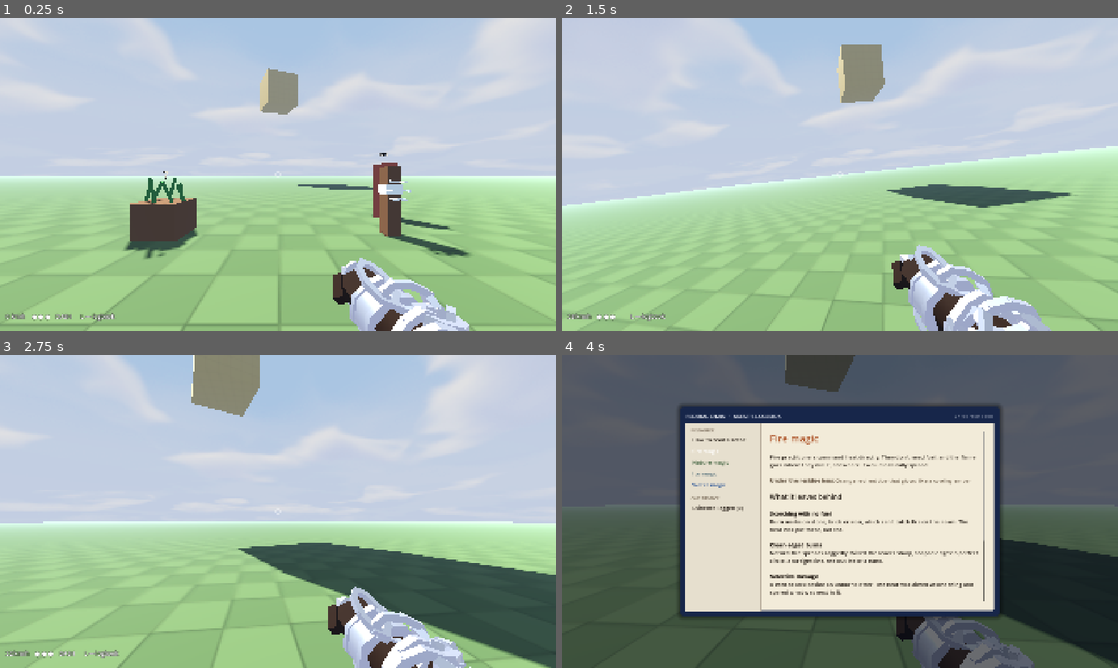
Above: before the commit, frames 1-4 (two rows, left to right).
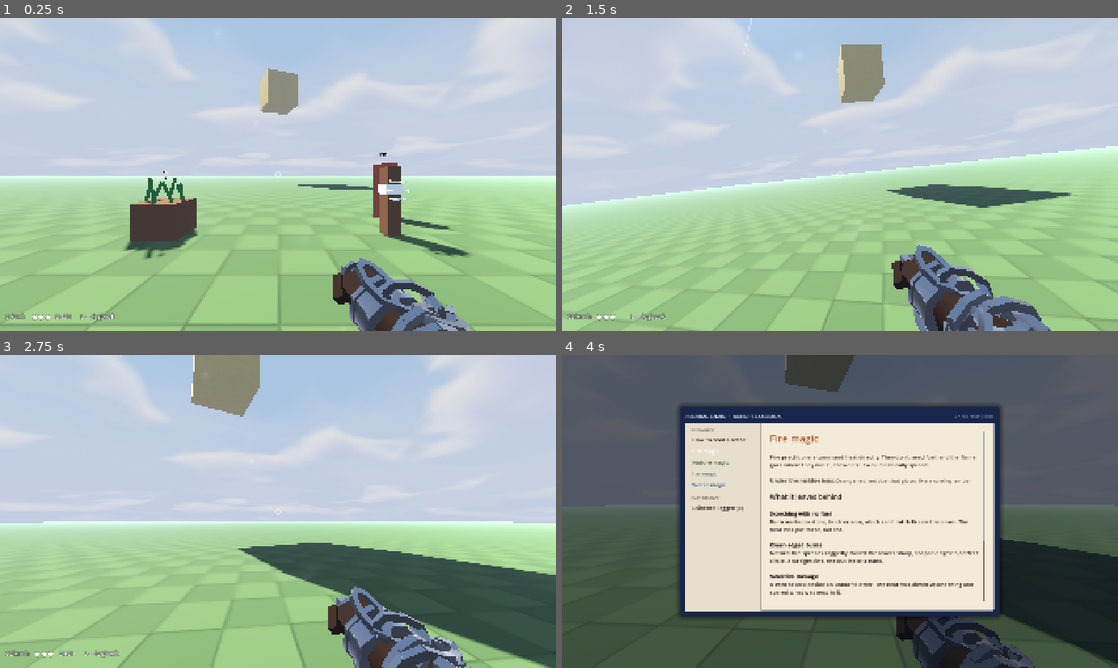
Above: after the commit, the same moments.

Repository: Kmad666/Chain-State
Game: Godot game, scene res://scenes/test_range.tscn
Two runs of this game, one before a commit and one after it. Both use one fixed random seed, a clock stepped at 60 frames per second and the inputs below.
Inputs (mouse positions are in pixels of both pictures, inside the frame that each line leads up to):
- Up to frame 1 (0.25 s): no input
- Up to frame 2 (1.5 s): tap Enter at 0.5 s; move the mouse to (867, 174) at 0.52 s; hold W (move_forward) from 0.53 s (still down); tap Shift (dash) at 0.6 s; click (867, 174) at 0.67 s; tap Space (jump) at 0.77 s; move the mouse to (812, 174) at 1.27 s; click (812, 174) at 1.35 s
- Up to frame 3 (2.75 s): keep holding W (move_forward); tap Space (jump) at 1.52 s; move the mouse to (289, 505) at 2.02 s; hold E (interact) from 2.03 s (still down); click (289, 505) at 2.17 s
- Up to frame 4 (4 s): move the mouse to (834, 517) at 2.77 s; release E (interact) at 2.78 s; tap L (logbook) at 2.85 s; click (834, 517) at 2.92 s; tap Space (jump) at 3.02 s; release W (move_forward) at 3.5 s; click "Fire magic" at 3.5 s

The runs differ from the first frame. In frame 1, 2.7% of the frame differs, in the area x 61-85%, y 76-100%; in frame 2, 3.5%, in the area x 33-88%, y 0-100%; in frame 3, 3.0%; in frame 4, 2.2%.

Commit message:
Sun glare overlay and mirror-polished chain
- Lens glare tracks the sun: core, turning rays, ghosts; fades when
  looking away or when the sun is blocked; per-sky strength
- Chrome shader for chain, arrowhead and cuff with a sky-matched fake
  environment so facets flash light and dark like polished silver
- Tests check the glare shows and fades

Co-Authored-By: Claude Opus 5.5 <noreply@anthropic.com>
Claude-Session: https://claude.ai/code/session_01FzyxQjpmWa5uhDiE9EGj9k

Diff:
--- a/scripts/core/mats.gd
+++ b/scripts/core/mats.gd
@@ -26,6 +26,28 @@
 		m.metallic_specular = 0.8
 		_cache[key] = m
 	return _cache[key]
+
+
+## Mirror-polished metal (shaders/chrome.gdshader): the chain, arrowhead and cuff.
+static func polished(color: Color) -> ShaderMaterial:
+	var key := "P%s" % color
+	if not _cache.has(key):
+		var m := ShaderMaterial.new()
+		m.shader = preload("res://shaders/chrome.gdshader")
+		m.set_shader_parameter("tint", color)
+		_cache[key] = m
+	return _cache[key]
+
+
+## Point every polished material's fake reflections at the current sky.
+static func set_chrome_env(top: Color, horizon: Color, ground: Color, strength := 1.0) -> void:
+	for k in _cache:
+		var m = _cache[k]
+		if m is ShaderMaterial and str(k).begins_with("P"):
+			m.set_shader_parameter("env_top", top)
+			m.set_shader_parameter("env_horizon", horizon)
+			m.set_shader_parameter("env_ground", ground)
+			m.set_shader_parameter("strength", strength)
 
 
 ## Unshaded colour (UI-ish world markers).
--- a/scripts/player/chain.gd
+++ b/scripts/player/chain.gd
@@ -38,7 +38,7 @@
 	_mm.visible_instance_count = 0
 	_links = MultiMeshInstance3D.new()
 	_links.multimesh = _mm
-	_links.material_override = Mats.metal(SILVER)
+	_links.material_override = Mats.polished(SILVER)
 	_links.cast_shadow = GeometryInstance3D.SHADOW_CASTING_SETTING_OFF
 	_links.custom_aabb = AABB(Vector3(-5000, -5000, -5000), Vector3(10000, 10000, 10000))
 	add_child(_links)
@@ -47,7 +47,7 @@
 	add_child(arrow)
 	var am := MeshInstance3D.new()
 	am.mesh = _arrow_mesh()
-	am.material_override = Mats.metal(SILVER_BRIGHT, 0.25)
+	am.material_override = Mats.polished(SILVER_BRIGHT)
 	am.cast_shadow = GeometryInstance3D.SHADOW_CASTING_SETTING_OFF
 	arrow.add_child(am)
 
--- a/scripts/player/viewmodel.gd
+++ b/scripts/player/viewmodel.gd
@@ -32,7 +32,7 @@
 	add_child(pivot)
 	var sleeve := Mats.lit(CLOAK)
 	var glove := Mats.lit(GLOVE)
-	var silver := Mats.metal(SILVER)
+	var silver := Mats.polished(SILVER)
 
 	# sleeve: wide cloak cuff that tapers toward the wrist
 	_zcyl(0.075, 0.062, 0.18, -0.04, sleeve, 7)
--- /dev/null
+++ b/scripts/ui/sun_glare.gd
@@ -0,0 +1,105 @@
+extends Control
+## Sun glare: a lens-glare overlay drawn additively over the 3D view.
+## A soft core and slowly turning rays sit on the sun; faint coloured ghosts
+## run along the line from the sun through the screen centre. It brightens as
+## you look toward the sun and fades out when anything solid blocks it.
+
+var camera: Camera3D
+var sun_dir := Vector3.UP        # world direction TOWARD the sun
+var tint := Color(1.0, 0.95, 0.85)
+var strength := 1.0              # per sky: bright day sun 1.0, moon ~0.35
+
+var _vis := 0.0                  # smoothed 0..1 visibility
+var _t := 0.0
+var _soft: Texture2D
+
+const OCCLUDE_MASK := 1 | 2      # world and NPCs/props block the sun
+
+
+func _ready() -> void:
+	set_anchors_and_offsets_preset(Control.PRESET_FULL_RECT)
+	mouse_filter = Control.MOUSE_FILTER_IGNORE
+	var mat := CanvasItemMaterial.new()
+	mat.blend_mode = CanvasItemMaterial.BLEND_MODE_ADD
+	material = mat
+	# soft round falloff used for the core, halo and ghosts
+	var g := Gradient.new()
+	g.set_color(0, Color(1, 1, 1, 1))
+	g.set_color(1, Color(1, 1, 1, 0))
+	g.add_point(0.25, Color(1, 1, 1, 0.55))
+	g.add_point(0.6, Color(1, 1, 1, 0.12))
+	var gt := GradientTexture2D.new()
+	gt.gradient = g
+	gt.fill = GradientTexture2D.FILL_RADIAL
+	gt.fill_from = Vector2(0.5, 0.5)
+	gt.fill_to = Vector2(1.0, 0.5)
+	gt.width = 256
+	gt.height = 256
+	_soft = gt
+
+
+func _process(dt: float) -> void:
+	_t += dt
+	var target := 0.0
+	if camera and is_instance_valid(camera) and strength > 0.0:
+		var fwd := -camera.global_basis.z
+		var facing := fwd.dot(sun_dir)                       # 1 = looking straight at it
+		if facing > 0.2 and not camera.is_position_behind(camera.global_position + sun_dir * 100.0):
+			target = smoothstep(0.2, 0.97, facing)
+			if target > 0.0 and _occluded():
+				target = 0.0
+	_vis = lerpf(_vis, target, 1.0 - exp(-(10.0 if target < _vis else 6.0) * dt))
+	queue_redraw()
+
+
+func _occluded() -> bool:
+	var from := camera.global_position
+	var q := PhysicsRayQueryParameters3D.create(from, from + sun_dir * 800.0, OCCLUDE_MASK)
+	var p := camera.get_parent()
+	while p and not (p is CollisionObject3D):
+		p = p.get_parent()
+	if p:
+		q.exclude = [p.get_rid()]
+	return not camera.get_world_3d().direct_space_state.intersect_ray(q).is_empty()
+
+
+func _draw() -> void:
+	if _vis < 0.01 or camera == null:
+		return
+	var pos := camera.unproject_position(camera.global_position + sun_dir * 100.0)
+	var vs := get_viewport_rect().size
+	# the viewport the camera renders into may differ from this canvas
+	var cam_vs := camera.get_viewport().get_visible_rect().size
+	if cam_vs.x > 0:
+		pos *= vs / cam_vs
+	var a := _vis * strength
+	var unit := vs.y / 1080.0
+
+	# wide halo, then a hot core
+	_disc(pos, 520.0 * unit, Color(tint, 0.22 * a))
+	_disc(pos, 190.0 * unit, Color(tint, 0.55 * a))
+	_disc(pos, 70.0 * unit, Color(1, 1, 1, 0.9 * a))
+
+	# starburst rays, turning slowly
+	var rays := 12
+	for i in rays:
+		var ang := _t * 0.05 + TAU * i / rays + (0.13 if i % 2 else 0.0)
+		var length := (420.0 if i % 3 == 0 else 260.0) * unit
+		var width := (5.0 if i % 3 == 0 else 3.0) * unit
+		var d := Vector2(cos(ang), sin(ang))
+		var n := Vector2(-d.y, d.x) * width
+		var tip := pos + d * length
+		draw_polygon(PackedVector2Array([pos + n, tip, pos - n]),
+			PackedColorArray([Color(tint, 0.5 * a), Color(tint, 0.0), Color(tint, 0.5 * a)]))
+
+	# ghosts along the line through the screen centre
+	var c := vs * 0.5
+	var axis := c - pos
+	var ghosts := [[0.45, 34.0, Color(0.6, 0.85, 1.0)], [0.8, 18.0, Color(1.0, 0.75, 0.5)],
+		[1.25, 60.0, Color(0.75, 0.6, 1.0)], [1.6, 26.0, Color(0.6, 1.0, 0.8)]]
+	for gh in ghosts:
+		_disc(pos + axis * gh[0], gh[1] * unit, Color(gh[2], 0.16 * a))
+
+
+func _disc(at: Vector2, r: float, col: Color) -> void:
+	draw_texture_rect(_soft, Rect2(at - Vector2(r, r), Vector2(r, r) * 2.0), false, col)
--- a/scripts/world/test_range.gd
+++ b/scripts/world/test_range.gd
@@ -9,6 +9,7 @@
 const DialogueEditor := preload("res://scripts/ui/dialogue_editor.gd")
 const PauseMenu := preload("res://scripts/ui/pause_menu.gd")
 const LogbookPanel := preload("res://scripts/ui/logbook_panel.gd")
+const SunGlare := preload("res://scripts/ui/sun_glare.gd")
 const Evidence := preload("res://scripts/world/evidence.gd")
 
 const START_POS := Vector3(0, 1.0, 14)
@@ -17,15 +18,15 @@
 ## Kenney "Skyboxes" (CC0): 360-degree panoramas. `u` and `elev` locate the painted
 ## sun in the image so the real light comes from the same place.
 const SKIES := {
-	"day": {"name": "Day", "u": 0.916, "elev": 49.9, "light": Color(1.0, 0.97, 0.90), "energy": 0.8,
+	"day": {"name": "Day", "top": Color(0.548, 0.718, 0.942), "glare": 1.0, "u": 0.916, "elev": 49.9, "light": Color(1.0, 0.97, 0.90), "energy": 0.8,
 		"ambient": 0.45, "fog": Color(0.685, 0.766, 0.949)},
-	"morning": {"name": "Morning", "u": 0.912, "elev": 51.3, "light": Color(1.0, 0.84, 0.66), "energy": 0.75,
+	"morning": {"name": "Morning", "top": Color(0.992, 0.929, 0.84), "glare": 1.0, "u": 0.912, "elev": 51.3, "light": Color(1.0, 0.84, 0.66), "energy": 0.75,
 		"ambient": 0.45, "fog": Color(0.977, 0.874, 0.765)},
-	"night": {"name": "Night", "u": 0.916, "elev": 51.3, "light": Color(0.62, 0.72, 1.0), "energy": 0.35,
+	"night": {"name": "Night", "top": Color(0.194, 0.248, 0.451), "glare": 0.35, "u": 0.916, "elev": 51.3, "light": Color(0.62, 0.72, 1.0), "energy": 0.35,
 		"ambient": 1.7, "fog": Color(0.179, 0.229, 0.407)},
-	"space": {"name": "Space", "u": 0.623, "elev": 9.1, "light": Color(0.72, 0.76, 1.0), "energy": 0.35,
+	"space": {"name": "Space", "top": Color(0.099, 0.157, 0.322), "glare": 0.15, "u": 0.623, "elev": 9.1, "light": Color(0.72, 0.76, 1.0), "energy": 0.35,
 		"ambient": 1.9, "fog": Color(0.143, 0.181, 0.381)},
-	"alien": {"name": "Alien", "u": 0.889, "elev": 62.6, "light": Color(1.0, 0.86, 1.0), "energy": 0.8,
+	"alien": {"name": "Alien", "top": Color(0.853, 0.714, 0.951), "glare": 1.0, "u": 0.889, "elev": 62.6, "light": Color(1.0, 0.86, 1.0), "energy": 0.8,
 		"ambient": 0.45, "fog": Color(0.843, 0.777, 0.914)},
 }
 
@@ -37,6 +38,7 @@
 var logbook: Control
 var env: Environment
 var sun: DirectionalLight3D
+var glare: Control
 var sky_id := "day"
 var _talking_to: Node = null
 var _had_capture := false
@@ -53,6 +55,15 @@
 	player.global_position = START_POS
 	player.spawn = player.global_transform
 	player.talk_requested.connect(_talk)
+
+	# sun glare sits between the 3D view and the HUD
+	var glare_layer := CanvasLayer.new()
+	glare_layer.layer = 5
+	add_child(glare_layer)
+	glare = SunGlare.new()
+	glare.camera = player.cam
+	glare_layer.add_child(glare)
+	set_sky(sky_id)
 
 	var ui := CanvasLayer.new()
 	ui.layer = 10
@@ -123,6 +134,12 @@
 	# Godot's panorama yaw is the negative of the image's horizontal position
 	var sun_dir := Basis.from_euler(Vector3(deg_to_rad(s.elev), -s.u * TAU, 0)) * Vector3.FORWARD
 	sun.basis = Basis.looking_at(-sun_dir, Vector3.UP if absf(sun_dir.y) < 0.99 else Vector3.BACK)
+	Mats.set_chrome_env(s.top, s.fog, Color(0.26, 0.29, 0.24) * (1.0 if s.energy > 0.5 else 0.6),
+		1.0 if s.energy > 0.5 else 1.2)
+	if glare:
+		glare.sun_dir = sun_dir
+		glare.tint = s.light
+		glare.strength = s.glare
 	sun.light_color = s.light
 	sun.light_energy = s.energy
 	var f := FileAccess.open(SKY_SAVE, FileAccess.WRITE)
--- /dev/null
+++ b/shaders/chrome.gdshader
@@ -0,0 +1,33 @@
+// Mirror-polished metal (the silver chain, arrowhead and cuff).
+// The Compatibility renderer only reflects the sky, which is bright in every
+// direction, so plain metal looks milky. This fakes a full environment instead:
+// bright sky above, a sharp horizon line, darker ground below, so the facets of
+// each link flash between light and dark the way polished silver does.
+// test_range.gd sets the env colours to match the current sky.
+shader_type spatial;
+render_mode specular_schlick_ggx;
+
+uniform vec3 tint : source_color = vec3(0.93, 0.95, 0.99);
+uniform vec3 env_top : source_color = vec3(0.55, 0.72, 0.94);
+uniform vec3 env_horizon : source_color = vec3(0.69, 0.77, 0.95);
+uniform vec3 env_ground : source_color = vec3(0.10, 0.11, 0.09);
+uniform float strength = 1.0;
+
+void fragment() {
+	vec3 n = normalize((INV_VIEW_MATRIX * vec4(NORMAL, 0.0)).xyz);
+	vec3 v = normalize((INV_VIEW_MATRIX * vec4(VIEW, 0.0)).xyz);
+	vec3 r = reflect(-v, n);
+	float y = r.y;
+	vec3 sky = mix(env_horizon, env_top, pow(clamp(y, 0.0, 1.0), 0.6));
+	vec3 ground = mix(env_horizon * 0.6, env_ground, smoothstep(0.0, 0.2, -y));
+	vec3 env = y > 0.0 ? sky : ground;
+	env += env_horizon * 0.6 * exp(-abs(y) * 60.0);           // bright horizon line
+	float lum = dot(env, vec3(0.299, 0.587, 0.114));
+	env = mix(env, vec3(lum), 0.35);                          // silver, not tinted glass
+	float fres = 0.65 + 0.35 * pow(1.0 - clamp(dot(n, v), 0.0, 1.0), 3.0);
+	ALBEDO = tint * 0.3;   // keep the renderer's own sky reflection low so it doesn't wash out
+	METALLIC = 1.0;
+	ROUGHNESS = 0.06;
+	SPECULAR = 1.0;
+	EMISSION = env * tint * fres * strength;
+}
--- a/tests/test_runner.gd
+++ b/tests/test_runner.gd
@@ -37,6 +37,21 @@
 		check(range_scene.env.sky.sky_material is PanoramaSkyMaterial and range_scene.env.sky.sky_material.panorama != null, "%s sky loads" % id)
 		await shot("sky_" + id)
 	range_scene.set_sky("day")
+	print("== Sun glare")
+	var g = range_scene.glare
+	p.global_position = Vector3(0, 1, 30)
+	p.look_at(p.global_position + Vector3(g.sun_dir.x, 0, g.sun_dir.z), Vector3.UP)
+	p.rotation = Vector3(0, p.rotation.y, 0)
+	p.head.rotation.x = asin(clampf(g.sun_dir.y, -1, 1))
+	for i in 40:
+		await get_tree().process_frame
+	check(g._vis > 0.6, "glare shows when looking at the sun (%.2f)" % g._vis)
+	await shot("09_sun_glare")
+	p.head.rotation.x = -0.6
+	for i in 40:
+		await get_tree().process_frame
+	check(g._vis < 0.1, "glare fades when looking away (%.2f)" % g._vis)
+	p.head.rotation.x = 0.0
 
 	print("== Grapple")
 	p.global_position = Vector3(0, 1, -10)
Not shown, added: scripts/ui/sun_glare.gd.uid
Not shown, added: shaders/chrome.gdshader.uid
Not shown, changed: README.md
